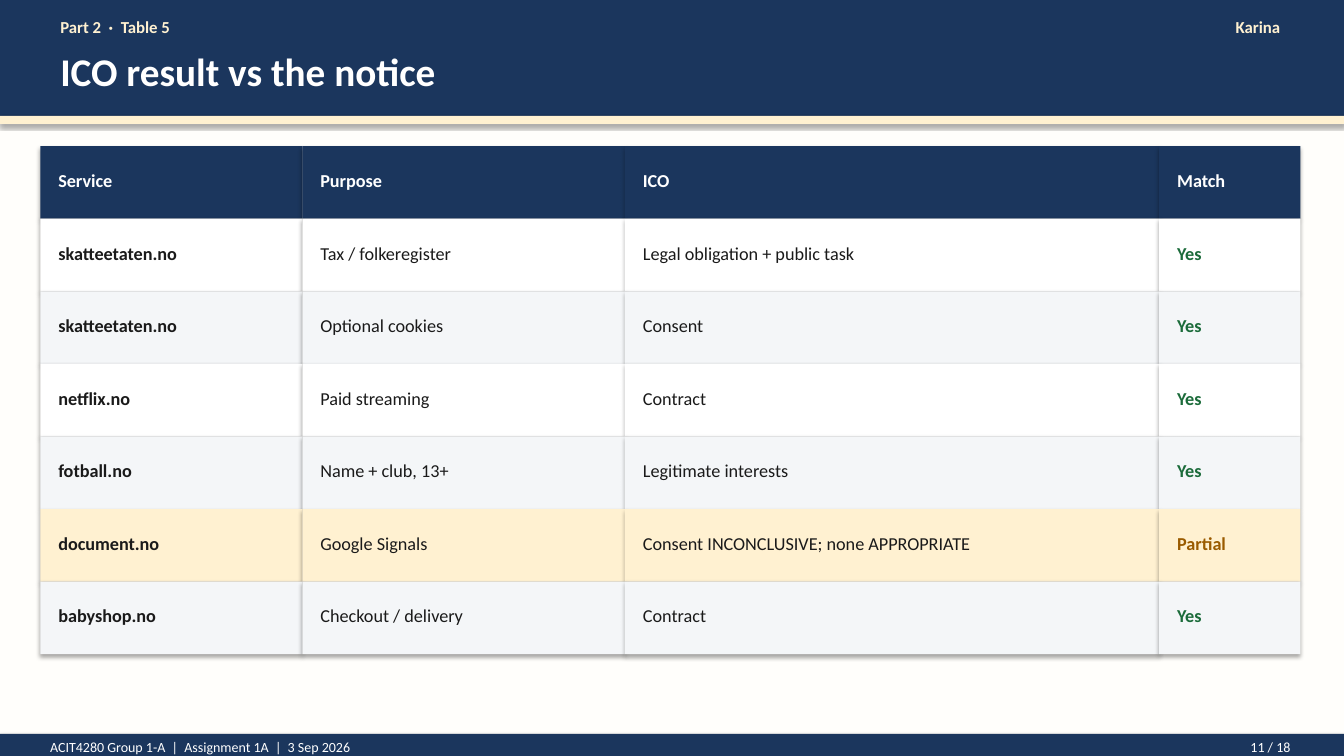
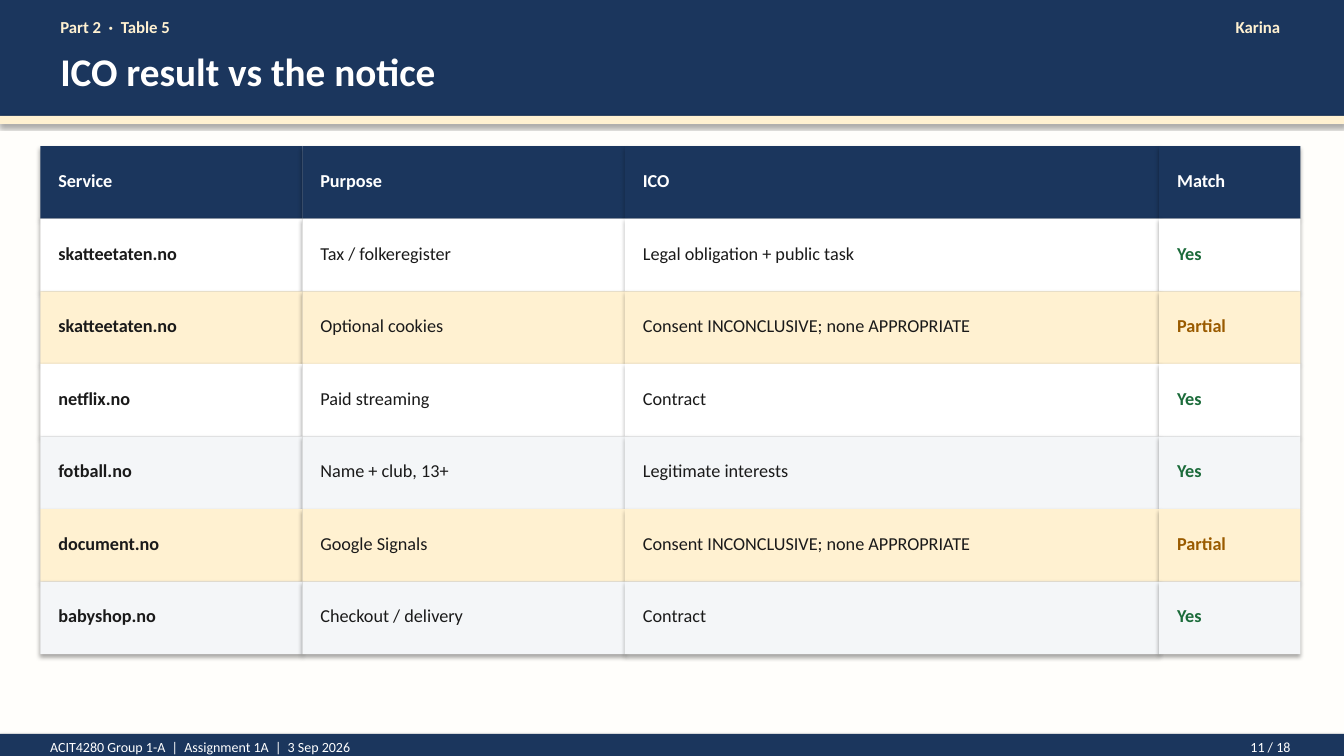
Before and after one commit to kasa031/Bacheloroppgave, a slide deck: slide 11 of ACIT4280_1A_presentation.pptx. Drawn at 1344x756 pixels with LibreOffice and Linux fonts; fonts in the diff are those of the drawing. Boxes give left, top, right and bottom in pixels: in the first picture for what was removed or moved away, otherwise in the second. Text is boxed around its words. In the diff, an @@ line names an element or a change of style, - is before the commit and + after.

```diff
--- a/ACIT4280_1A_presentation.pptx
+++ b/ACIT4280_1A_presentation.pptx
@@ fill #F4F6F8 to #FFF1D1 in 4 elements at (40,291,302,364), (302,291,625,364), (625,291,1159,364), (1159,291,1301,364) @@
@@ text at (643,320,970,334): text changed @@
-Consent
+Consent INCONCLUSIVE; none APPROPRIATE
@@ text at (1177,319,1226,332): text changed; text colour #1B6B3A to #9A5B00 @@
-Yes
+Partial
```
Also in this commit, not shown: 2 other slides changed, 6 other files.
